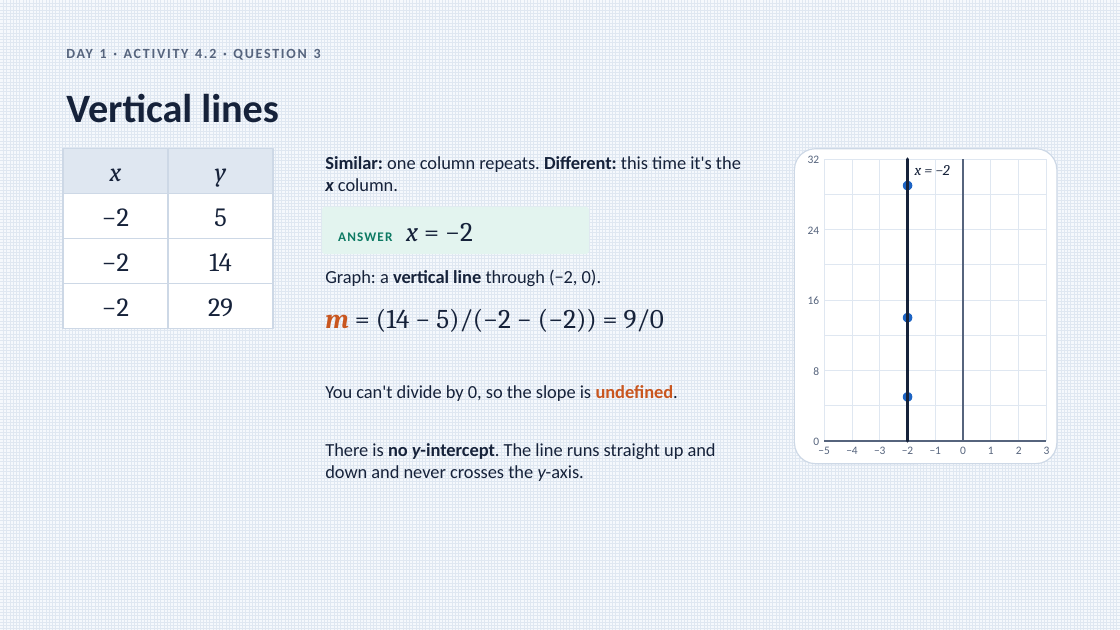
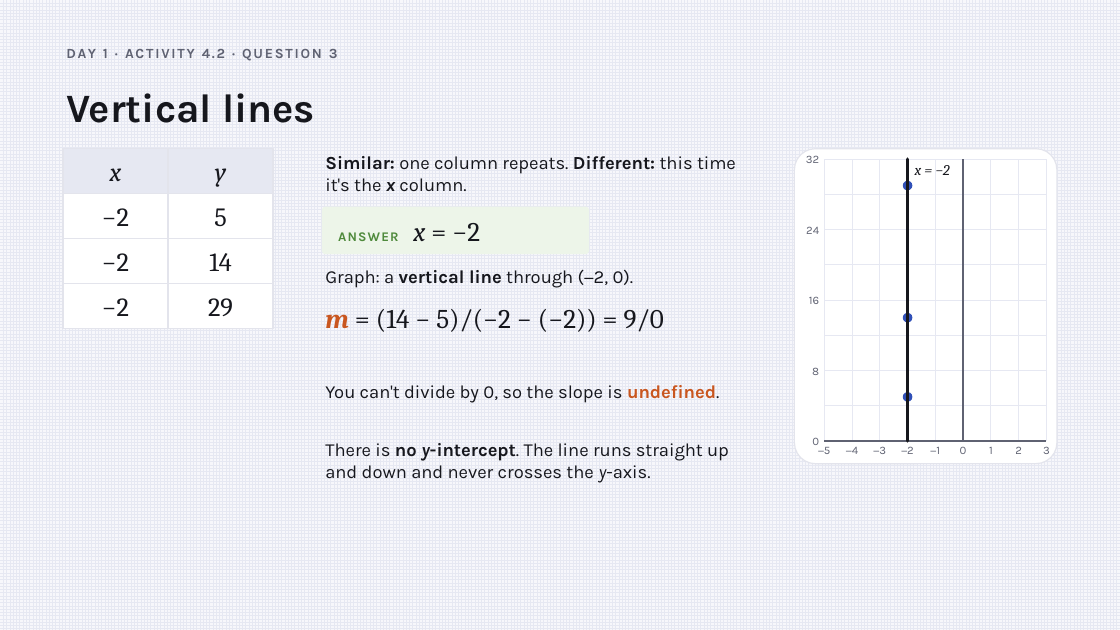
Before and after one commit to Apolloat2022/Algebra1M2U1L4, a slide deck: slide 19 of point-slope-form-lesson4.pptx. Drawn at 1120x630 pixels with LibreOffice and Linux fonts; fonts in the diff are those of the drawing. Boxes give left, top, right and bottom in pixels: in the first picture for what was removed or moved away, otherwise in the second. Text is boxed around its words. In the diff, an @@ line names an element or a change of style, - is before the commit and + after.

```diff
--- a/point-slope-form-lesson4.pptx
+++ b/point-slope-form-lesson4.pptx
@@ background pattern #DFE7F1 on #F5F8FC to pattern #E6E8F2 on #F7F7FB @@
@@ rectangle "x" at <box>63,149,168,194</box>: text colour #16223A to #16171D; fill #DFE7F1 to #E6E8F2; outline #CDD8E6 1 pt to #E3E4EC 1 pt @@
@@ rectangle "y" at <box>168,149,273,194</box>: text colour #16223A to #16171D; fill #DFE7F1 to #E6E8F2; outline #CDD8E6 1 pt to #E3E4EC 1 pt @@
@@ rounded rectangle at <box>795,149,1057,464</box>: outline #CDD8E6 1 pt to #E3E4EC 1 pt @@
@@ font Calibri to Karla, text colour #56647D to #5F6272 in 15 elements at <box>103,49,338,58</box>, <box>818,447,830,454</box>, <box>846,447,858,454</box>, <box>873,446,886,454</box>, <box>901,446,914,454</box>, <box>930,447,940,454</box>, <box>960,447,967,454</box>, <box>989,447,993,454</box>, <box>1015,446,1022,454</box>, <box>1043,446,1050,454</box>, <box>812,437,819,445</box>, <box>812,367,819,375</box>, <box>809,297,819,304</box>, <box>806,226,819,234</box>, <box>806,155,819,163</box> @@
@@ line (824, 160) - (1047, 160): stroke #DFE7F1 0.75 pt to #E6E8F2 0.75 pt @@
@@ line (907, 160) - (907, 441): stroke #DFE7F1 0.75 pt to #E6E8F2 0.75 pt @@
@@ line (907, 441) - (907, 160): stroke #16223A 3 pt to #16171D 3 pt @@
@@ text "x = −2" at <box>915,165,950,175</box>: text colour #16223A to #16171D @@
@@ rounded rectangle "ANSWER x = −2" at <box>322,207,589,255</box>: font Calibri to Karla, text colour #0D7A63 to #4F8A3C in "ANSWER"; text colour #16223A to #16171D in "x = −2"; fill #E3F4EF to #EDF5E9 @@
@@ line (824, 194) - (1047, 194): stroke #DFE7F1 0.75 pt to #E6E8F2 0.75 pt @@
@@ fill #1D64C4 to #3050B8 in 3 elements at <box>903,392,912,402</box>, <box>903,313,912,322</box>, <box>903,181,912,190</box> @@
@@ line (824, 229) - (1047, 229): stroke #DFE7F1 0.75 pt to #E6E8F2 0.75 pt @@
@@ line (824, 265) - (1047, 265): stroke #DFE7F1 0.75 pt to #E6E8F2 0.75 pt @@
@@ text colour #16223A to #16171D; outline #CDD8E6 1 pt to #E3E4EC 1 pt in 6 elements at <box>63,194,168,239</box>, <box>168,194,273,239</box>, <box>63,239,168,284</box>, <box>168,239,273,284</box>, <box>63,284,168,329</box>, <box>168,284,273,329</box> @@
@@ text "m = (14 − 5)/(−2 ..." at <box>325,309,664,332</box>: text colour #16223A to #16171D @@
@@ line (824, 300) - (1047, 300): stroke #DFE7F1 0.75 pt to #E6E8F2 0.75 pt @@
@@ line (824, 335) - (1047, 335): stroke #DFE7F1 0.75 pt to #E6E8F2 0.75 pt @@
@@ text "You can't divide by 0, ..." at <box>325,385,719,403</box>: font Calibri to Karla; text colour #16223A to #16171D in "You can't divide by 0, so the ..." @@
@@ line (824, 371) - (1047, 371): stroke #DFE7F1 0.75 pt to #E6E8F2 0.75 pt @@
@@ line (824, 406) - (1047, 406): stroke #DFE7F1 0.75 pt to #E6E8F2 0.75 pt @@
@@ font Calibri to Karla, text colour #16223A to #16171D in 4 elements at <box>66,93,315,123</box>, <box>325,156,736,191</box>, <box>325,270,634,288</box>, <box>325,443,729,483</box> @@
@@ line (824, 441) - (1047, 441): stroke #DFE7F1 0.75 pt to #E6E8F2 0.75 pt @@
@@ line (824, 441) - (1047, 441): stroke #56647D 1.5 pt to #5F6272 1.5 pt @@
```
Also in this commit, not shown: 30 other slides changed, 2 other files.
